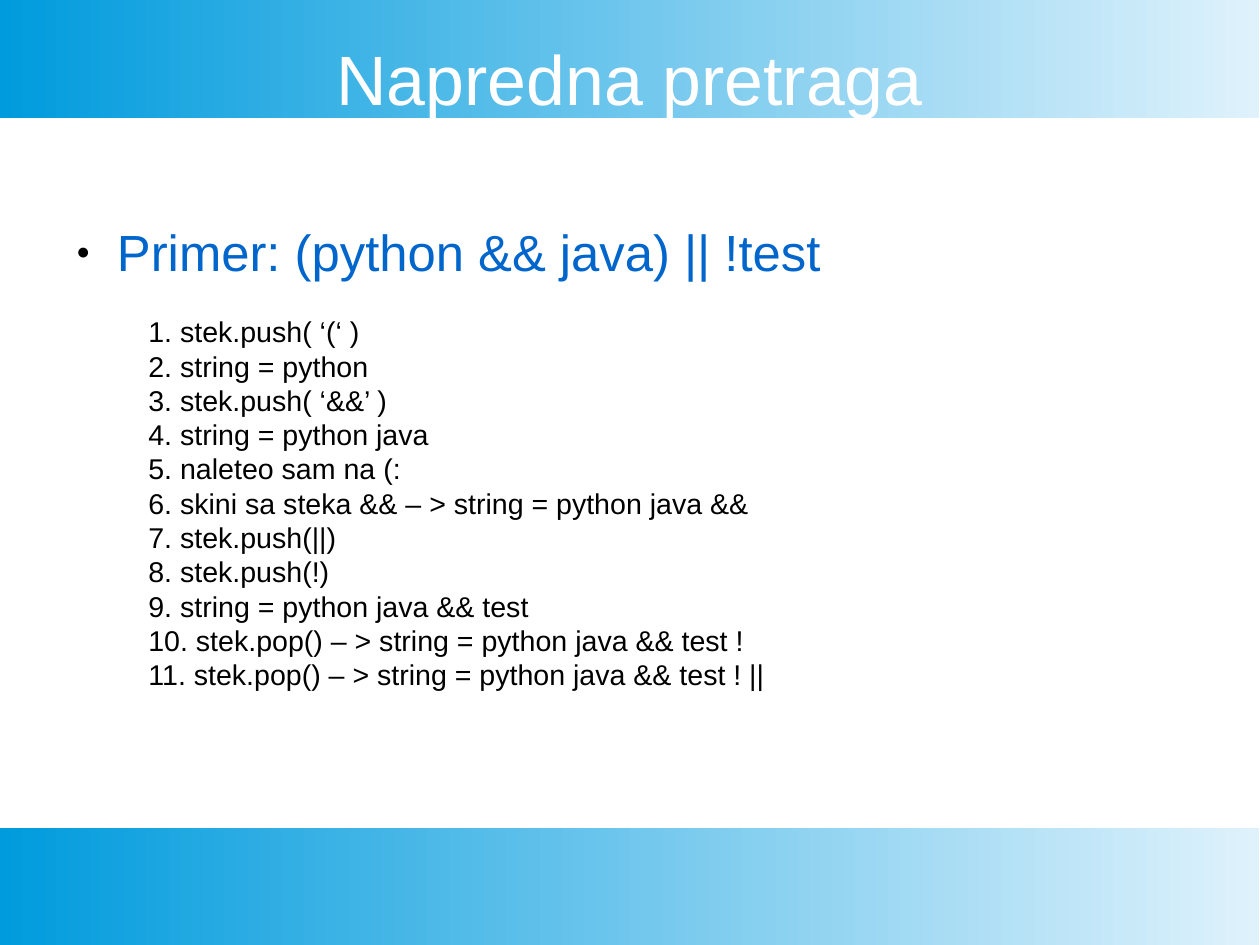
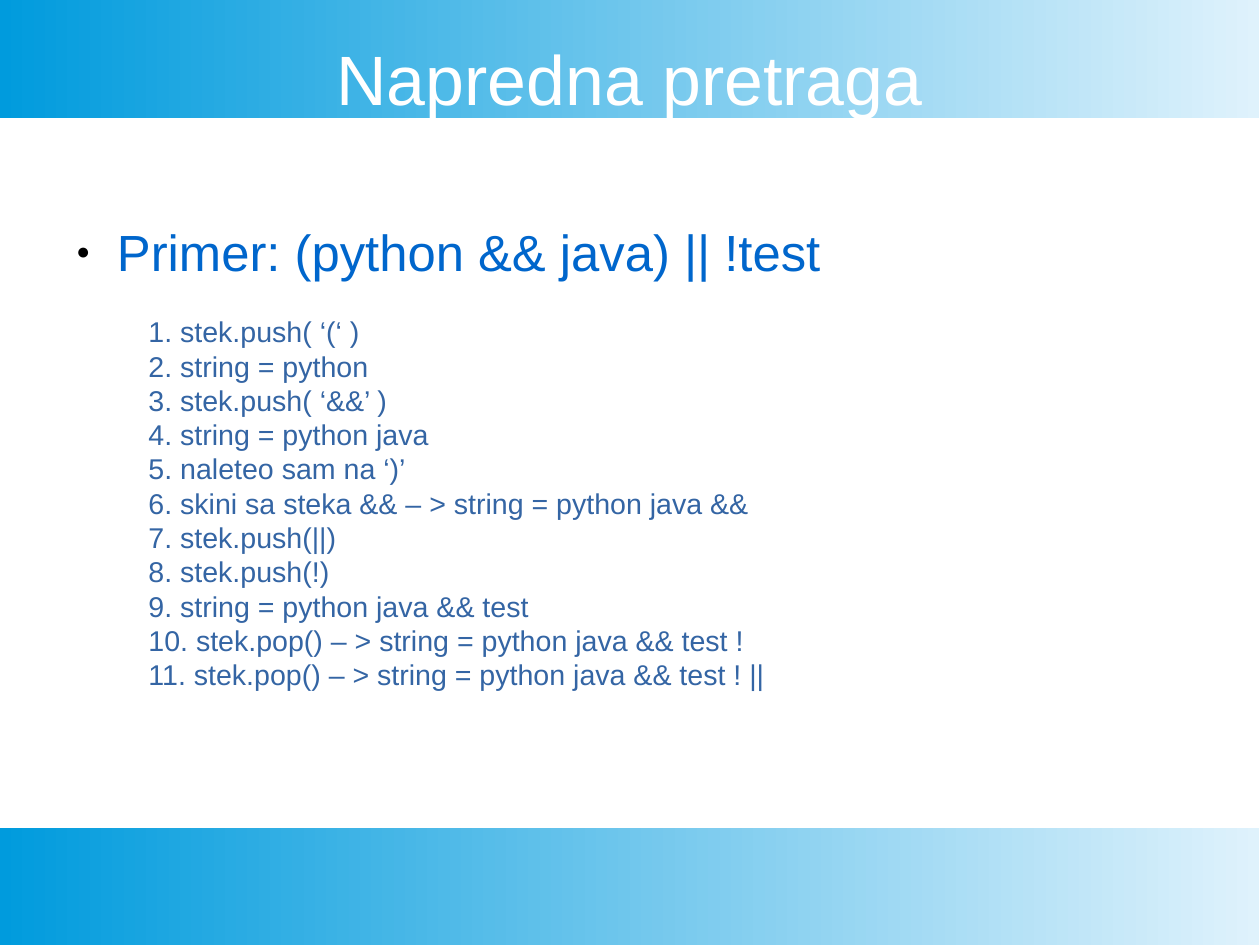
Before and after one commit to FTN-E2-materials/SearchEngine, a slide deck: slide 17 of ProjekatPrezentacija.pptx (slide 14 before the commit). Drawn at 1260x945 pixels with LibreOffice and Linux fonts; fonts in the diff are those of the drawing. Boxes give left, top, right and bottom in pixels: in the first picture for what was removed or moved away, otherwise in the second. Text is boxed around its words. In the diff, an @@ line names an element or a change of style, - is before the commit and + after.

```diff
--- a/ProjekatPrezentacija.pptx
+++ b/ProjekatPrezentacija.pptx
@@ text at [148,321,728,691]: text colour #000000 to #3465A4 @@
@@ text at [148,458,376,480]: text changed; text colour #000000 to #3465A4 @@
-5. naleteo sam na (:
+5. naleteo sam na ‘)’
```
Also in this commit, not shown: 19 other slides changed, 3 slides added.
